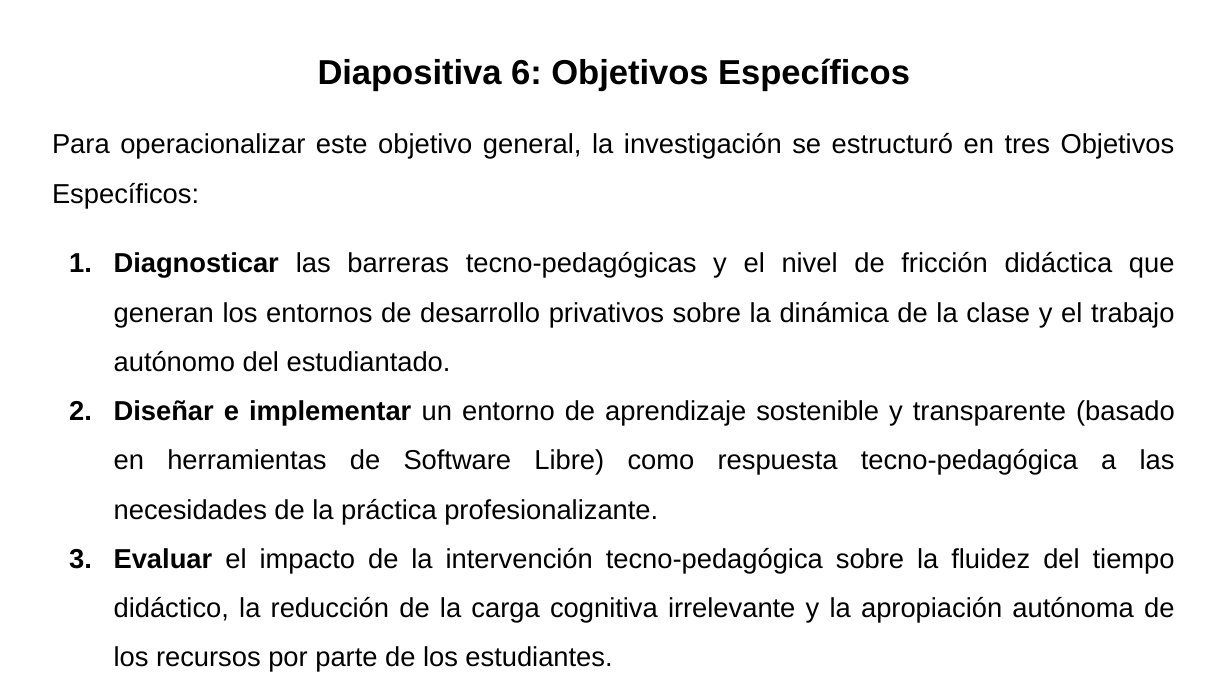
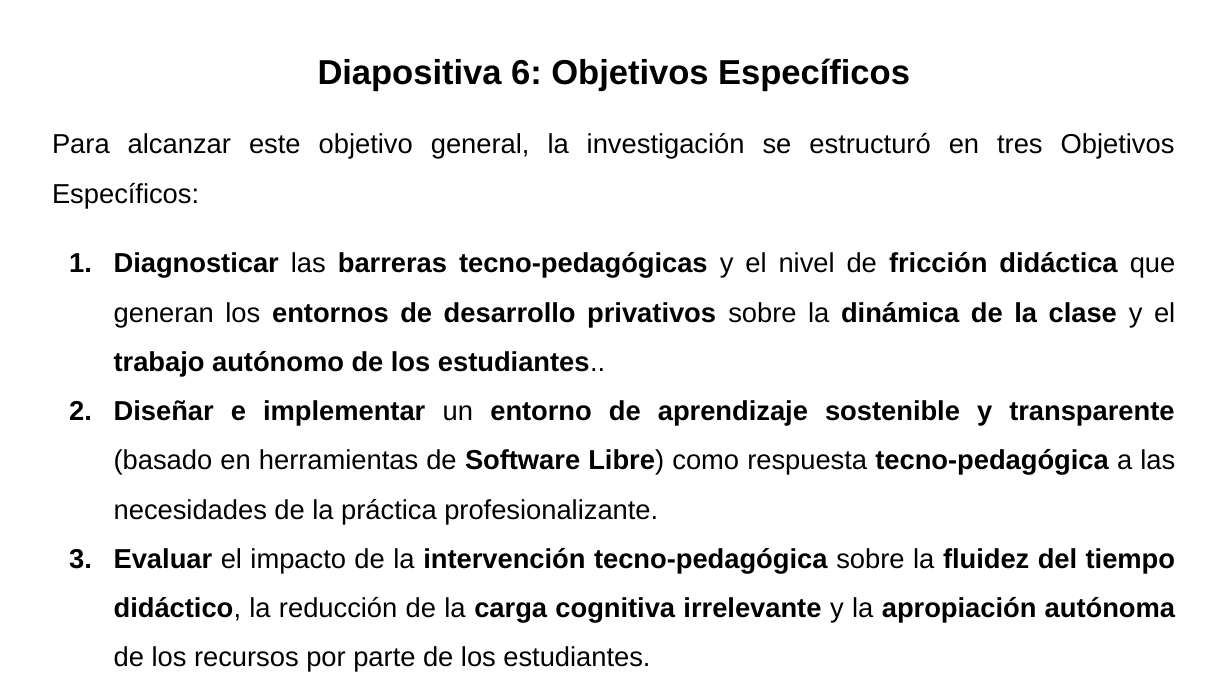
Before and after one commit to gabrielinuz/gabrielinuz.github.io, a slide deck: slide 7 of doc/GUION_DE_DEFENSA_LTE.pptx. Drawn at 1232x693 pixels with LibreOffice and Linux fonts; fonts in the diff are those of the drawing. Boxes give left, top, right and bottom in pixels: in the first picture for what was removed or moved away, otherwise in the second. Text is boxed around its words. In the diff, an @@ line names an element or a change of style, - is before the commit and + after.

```diff
--- a/doc/GUION_DE_DEFENSA_LTE.pptx
+++ b/doc/GUION_DE_DEFENSA_LTE.pptx
@@ text at [52,133,1176,377]: text changed; bold on @@
-Para operacionalizar este objetivo general, la investigación se estructuró en tres Objetivos Específicos:
-1. Diagnosticar las barreras tecno-pedagógicas y el nivel de fricción didáctica que generan los entornos de desarrollo privativos sobre la dinámica de la clase y el trabajo autónomo del estudiantado.
+Para alcanzar este objetivo general, la investigación se estructuró en tres Objetivos Específicos:
+1. Diagnosticar las barreras tecno-pedagógicas y el nivel de fricción didáctica que generan los entornos de desarrollo privativos sobre la dinámica de la clase y el trabajo autónomo de los estudiantes..
@@ text at [114,400,1175,672]: bold on in "entorno de aprendizaje sostenible y transparente Software ...", "intervención tecno-pedagógica fluidez del tiempo didáctico,  ..." @@
```
Also in this commit, not shown: 12 other slides changed, 1 other file.
